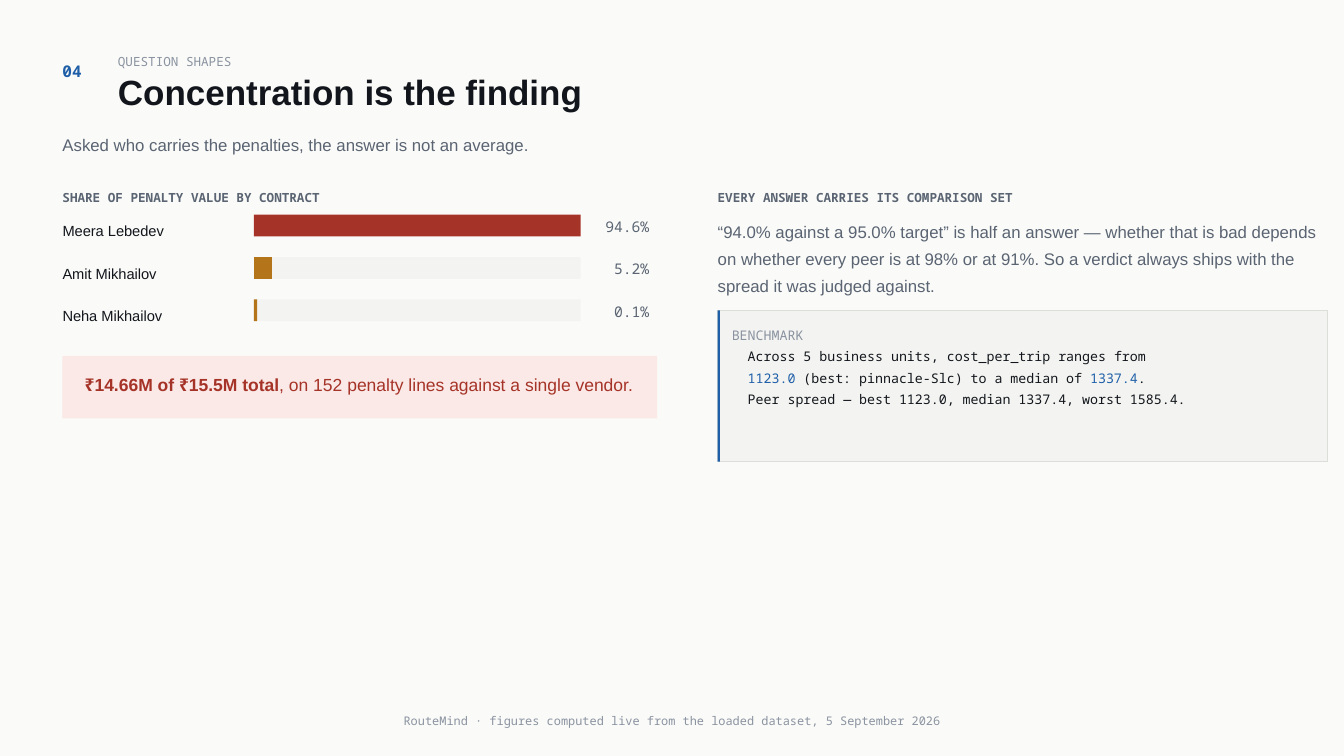
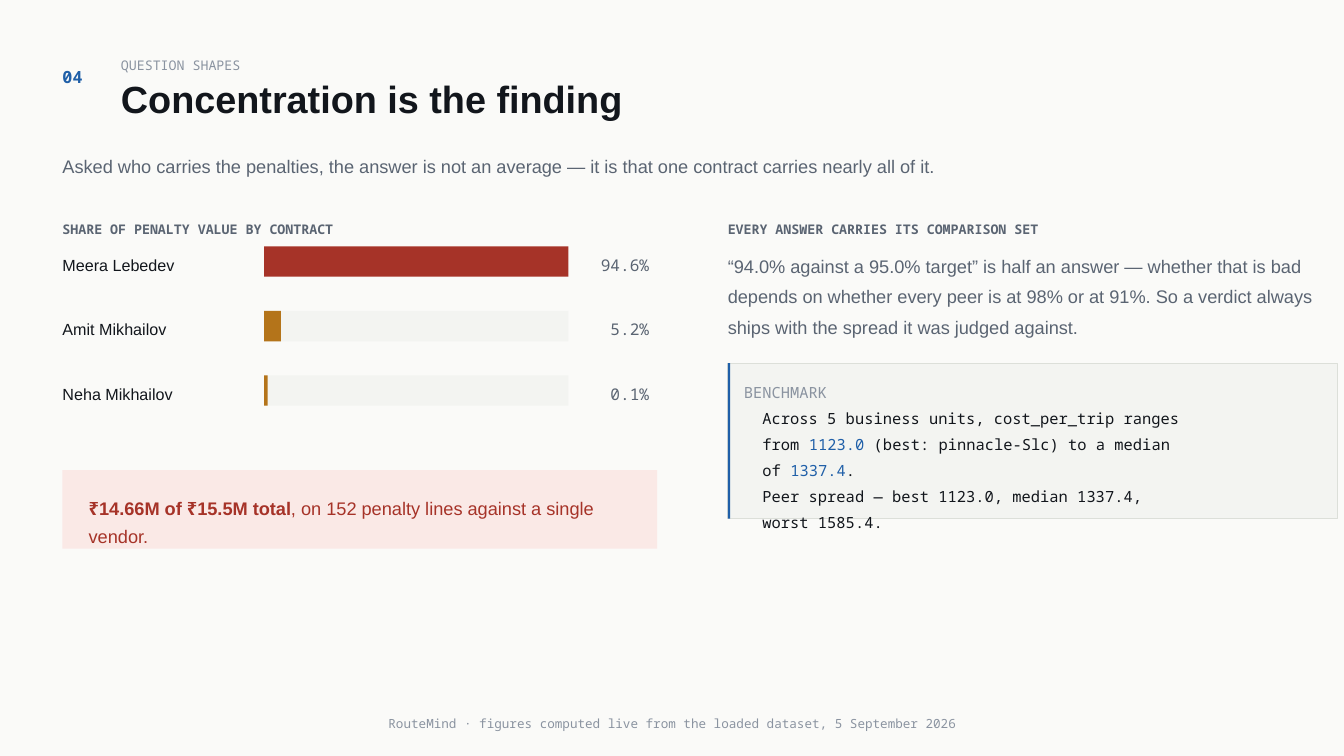
Before and after one commit to VishnuGupta16/routemind-service, a slide deck: slide 10 of docs/routemind-demo-deck.pptx. Drawn at 1344x756 pixels with LibreOffice and Linux fonts; fonts in the diff are those of the drawing. Boxes give left, top, right and bottom in pixels: in the first picture for what was removed or moved away, otherwise in the second. Text is boxed around its words. In the diff, an @@ line names an element or a change of style, - is before the commit and + after.

```diff
--- a/docs/routemind-demo-deck.pptx
+++ b/docs/routemind-demo-deck.pptx
@@ text "04" at (62,71,82,83): size 11.5 to 12 pt; line spacing 1.25 to 1.3 @@
@@ text "Concentration is the finding" at (121,85,623,120): size 25 to 27 pt; line spacing 1 to 1.05 @@
@@ text at (62,160,934,177): text changed; size 12 to 13 pt @@
-Asked who carries the penalties, the answer is not an average.
+Asked who carries the penalties, the answer is not an average — it is that one contract carries nearly all of it.
@@ text "SHARE OF PENALTY VALUE BY ...": place and size @@
-text "SHARE OF PENALTY VALUE BY ..." at (62,193,320,202)
+text "SHARE OF PENALTY VALUE BY ..." at (62,224,334,234)
@@ size 9 to 9.5 pt; line spacing 1.25 to 1.3 in 3 elements at (121,60,241,72), (62,224,334,234), (728,224,1038,234) @@
@@ text "EVERY ANSWER CARRIES ITS COMPARISON ...": place and size @@
-text "EVERY ANSWER CARRIES ITS COMPARISON ..." at (718,193,1013,202)
+text "EVERY ANSWER CARRIES ITS COMPARISON ..." at (728,224,1038,234)
@@ text "Meera Lebedev": place and size @@
-text "Meera Lebedev" at (63,225,164,236)
+text "Meera Lebedev" at (62,259,175,271)
@@ rectangle: place and size @@
-rectangle at (254,215,581,237)
+rectangle at (264,246,569,276)
@@ text "94.6%": place and size @@
-text "94.6%" at (605,221,649,232)
+text "94.6%" at (601,259,649,271)
@@ text "“94.0% against a 95.0% target” ...": place and size @@
-text "“94.0% against a 95.0% target” ..." at (718,226,1316,296)
+text "“94.0% against a 95.0% target” ..." at (728,260,1313,338)
@@ text "“94.0% against a 95.0% target” ..." at (728,260,1313,338): size 12 to 13 pt; line spacing 1.35 to 1.4 @@
@@ text "Amit Mikhailov": place and size @@
-text "Amit Mikhailov" at (63,268,157,279)
+text "Amit Mikhailov" at (62,323,166,335)
@@ rectangle: place and size @@
-rectangle at (254,257,581,279)
+rectangle at (264,311,569,341)
@@ rectangle: place and size @@
-rectangle at (254,257,272,279)
+rectangle at (264,311,281,341)
@@ text "5.2%": place and size @@
-text "5.2%" at (614,263,649,274)
+text "5.2%" at (610,323,649,335)
@@ size 10.5 to 11.5 pt; line spacing 1.25 to 1.3 in 3 elements at (62,259,175,271), (62,323,166,335), (62,388,172,400) @@
@@ text "Neha Mikhailov": place and size @@
-text "Neha Mikhailov" at (63,310,162,321)
+text "Neha Mikhailov" at (62,388,172,400)
@@ rectangle: place and size @@
-rectangle at (254,299,581,322)
+rectangle at (264,375,569,405)
@@ rectangle: place and size @@
-rectangle at (254,299,257,322)
+rectangle at (264,375,268,405)
@@ size 10.5 to 11.5 pt; line spacing 1 to 1.3 in 3 elements at (601,259,649,271), (610,323,649,335), (610,388,649,400) @@
@@ text "0.1%": place and size @@
-text "0.1%" at (614,306,649,317)
+text "0.1%" at (610,388,649,400)
@@ rectangle: place and size @@
-rectangle at (718,311,1328,462)
+rectangle at (728,363,1338,518)
@@ rectangle: place and size @@
-rectangle at (718,311,720,462)
+rectangle at (728,363,730,518)
@@ text at (744,387,827,398): size 9.5 to 11 pt in "BENCHMARK"; line spacing 1.35 to 1.4 @@
@@ text "BENCHMARK": place and size @@
-text "BENCHMARK" at (732,330,1186,407)
+text "BENCHMARK" at (744,387,1180,506)
@@ text at (762,412,1180,506): text changed; size 9.5 to 11 pt @@
-Across 5 business units, cost_per_trip ranges from
-1123.0 (best: pinnacle-Slc) to a median of 1337.4.
-Peer spread — best 1123.0, median 1337.4, worst 1585.4.
+Across 5 business units, cost_per_trip ranges
+from 1123.0 (best: pinnacle-Slc) to a median
+of 1337.4.
+Peer spread — best 1123.0, median 1337.4,
+worst 1585.4.
@@ rectangle: place and size @@
-rectangle at (63,356,657,418)
+rectangle at (63,470,657,548)
@@ text "₹14.66M of ₹15.5M total, on ...": place and size @@
-text "₹14.66M of ₹15.5M total, on ..." at (95,378,633,395)
+text "₹14.66M of ₹15.5M total, on ..." at (89,502,593,543)
@@ text "₹14.66M of ₹15.5M total, on ..." at (89,502,593,543): size 12.5 to 13 pt; line spacing 1.25 to 1.3 @@
@@ text "RouteMind · figures computed live ..." at (388,718,956,731): size 8.5 to 9 pt; line spacing 1 to 1.3 @@
```
Also in this commit, not shown: 12 other slides changed.
